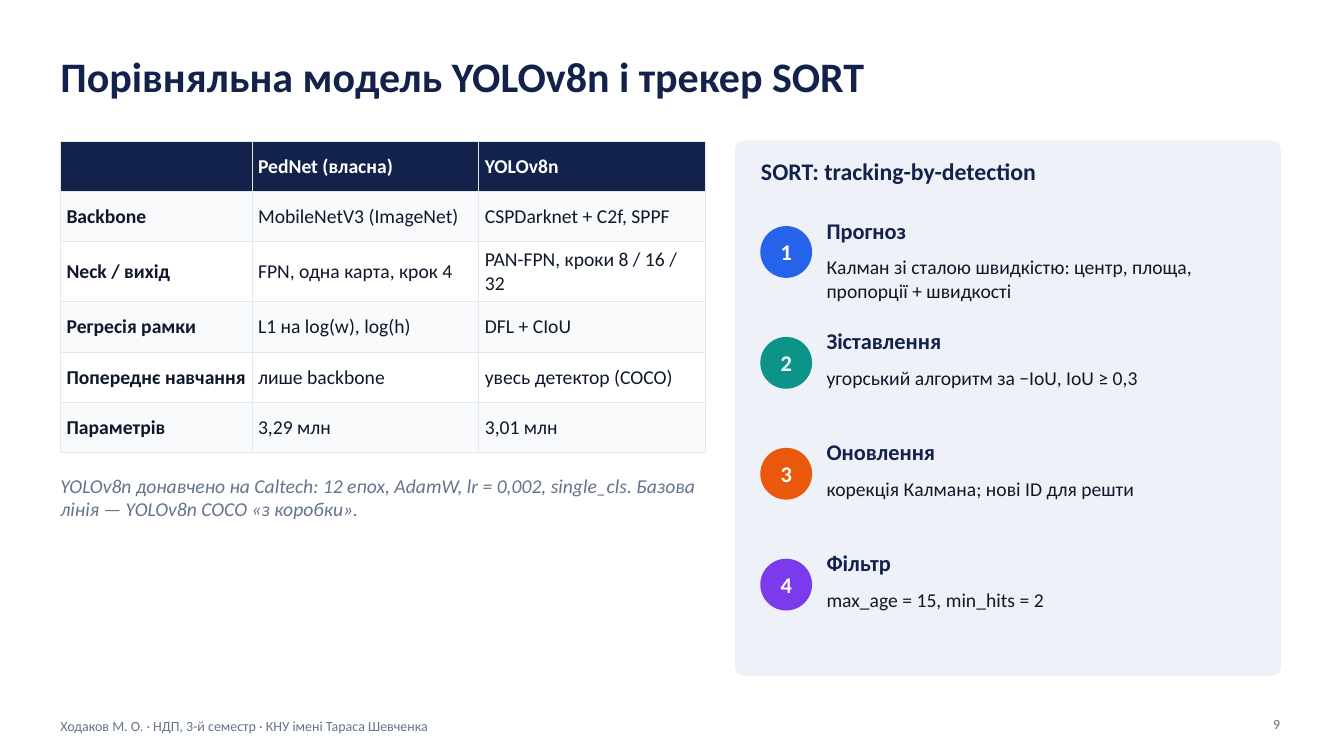
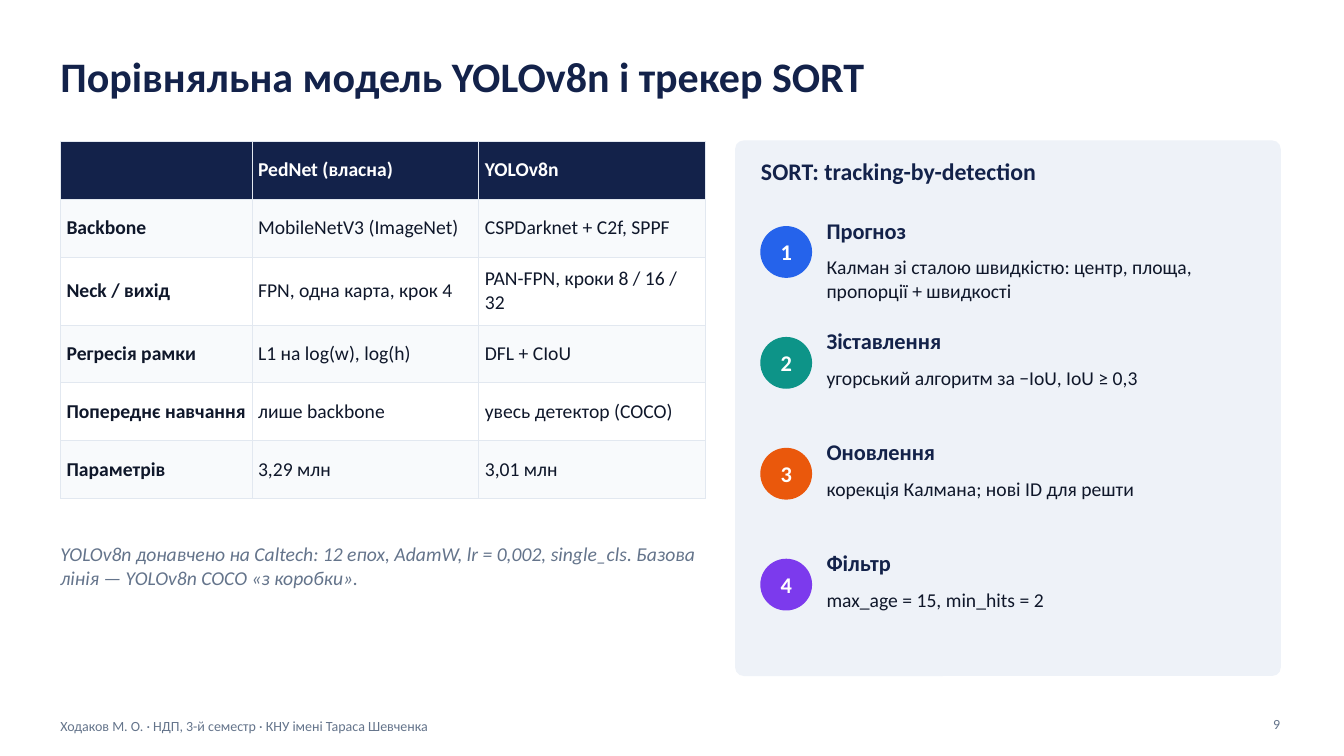
Before and after one commit to maksymkhodakov/ImageRecognitionProject, a slide deck: slide 9 of Презентація_НДП_3сем_Ходаков_Детекція_Пішоходів.pptx. Drawn at 1344x756 pixels with LibreOffice and Linux fonts; fonts in the diff are those of the drawing. Boxes give left, top, right and bottom in pixels: in the first picture for what was removed or moved away, otherwise in the second. Text is boxed around its words. In the diff, an @@ line names an element or a change of style, - is before the commit and + after.

```diff
--- a/Презентація_НДП_3сем_Ходаков_Детекція_Пішоходів.pptx
+++ b/Презентація_НДП_3сем_Ходаков_Детекція_Пішоходів.pptx
@@ table resized from (x1=60, y1=141, x2=706, y2=453) to (x1=60, y1=141, x2=706, y2=499) @@
@@ text "YOLOv8n донавчено на Caltech: 12 ..." moved from (x1=60, y1=479, x2=694, y2=519) to (x1=60, y1=547, x2=694, y2=588) @@
```
Also in this commit, not shown: 5 other slides changed, 2 slides added, 1 other file.
